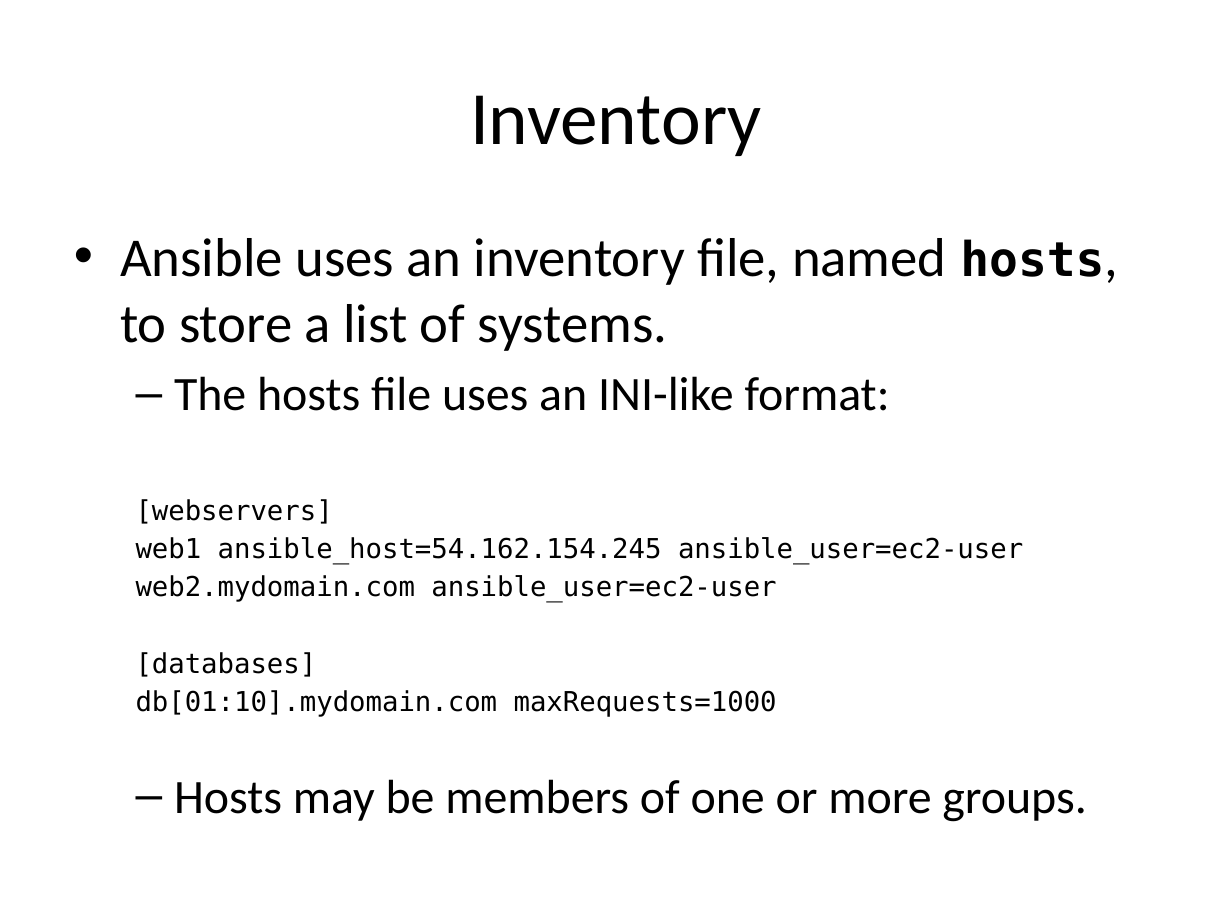
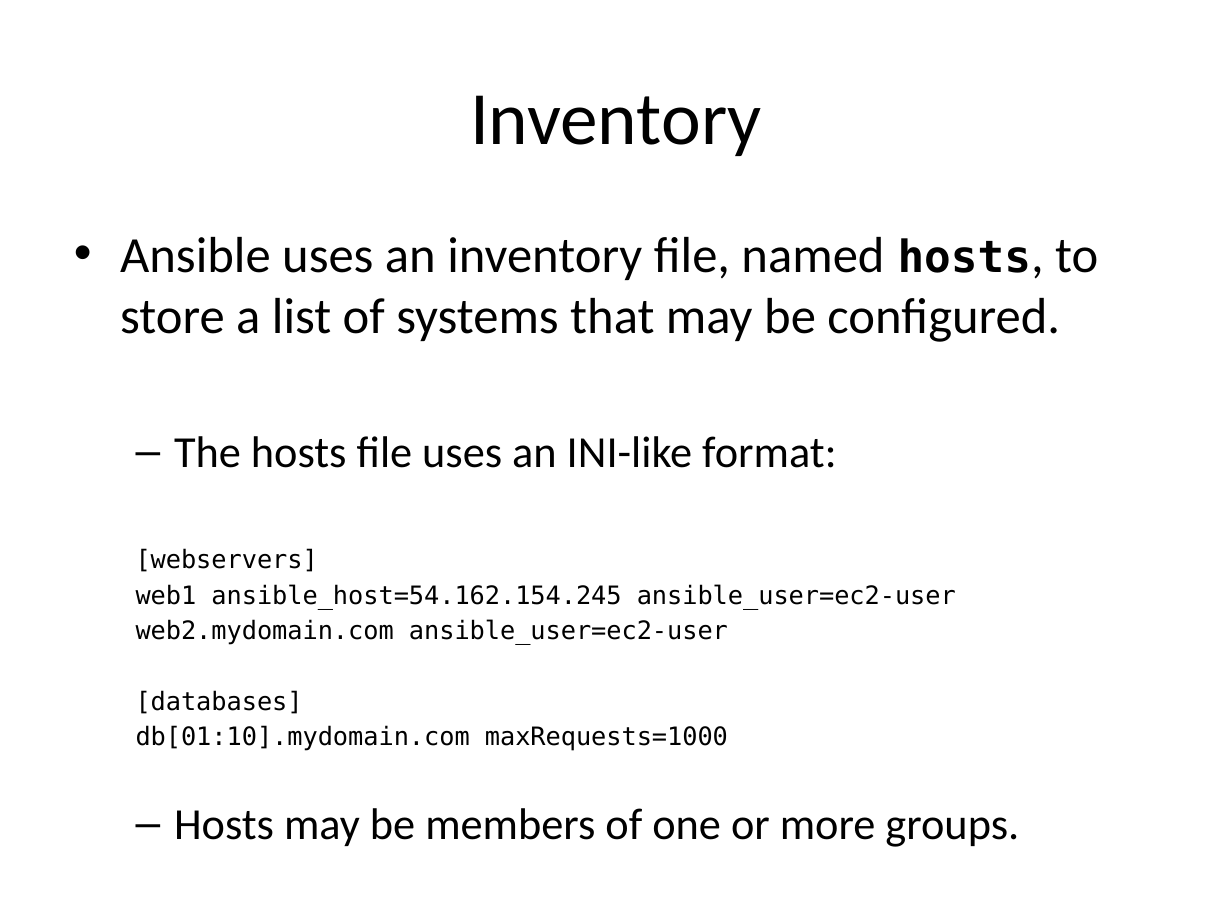
Before and after one commit to jasondbaker/infrastructure-class, a slide deck: slide 23 of lectures/infrastructure-week-10.pptx (slide 20 before the commit). Drawn at 1232x924 pixels with LibreOffice and Linux fonts; fonts in the diff are those of the drawing. Boxes give left, top, right and bottom in pixels: in the first picture for what was removed or moved away, otherwise in the second. Text is boxed around its words. In the diff, an @@ line names an element or a change of style, - is before the commit and + after.

```diff
--- a/lectures/infrastructure-week-10.pptx
+++ b/lectures/infrastructure-week-10.pptx
@@ text at [120,237,1098,342]: text changed; size 32 to 29.6 pt @@
-• Ansible uses an inventory file, named hosts, to store a list of systems.
+• Ansible uses an inventory file, named hosts, to store a list of systems that may be configured.
@@ text at [136,436,956,840]: size 28 to 25.9 pt in "The hosts file uses an INI-like format:", "Hosts may be members of one or ..."; size 16 to 14.8 pt in "[webservers]", "web1 ansible_host=54.162.154.245 ansible_user=ec2-user", "web2.mydomain.com ansible_user=ec2-user", "[databases]" and 1 more places @@
```
Also in this commit, not shown: 3 other slides changed, 2 slides added, 1 other file.
